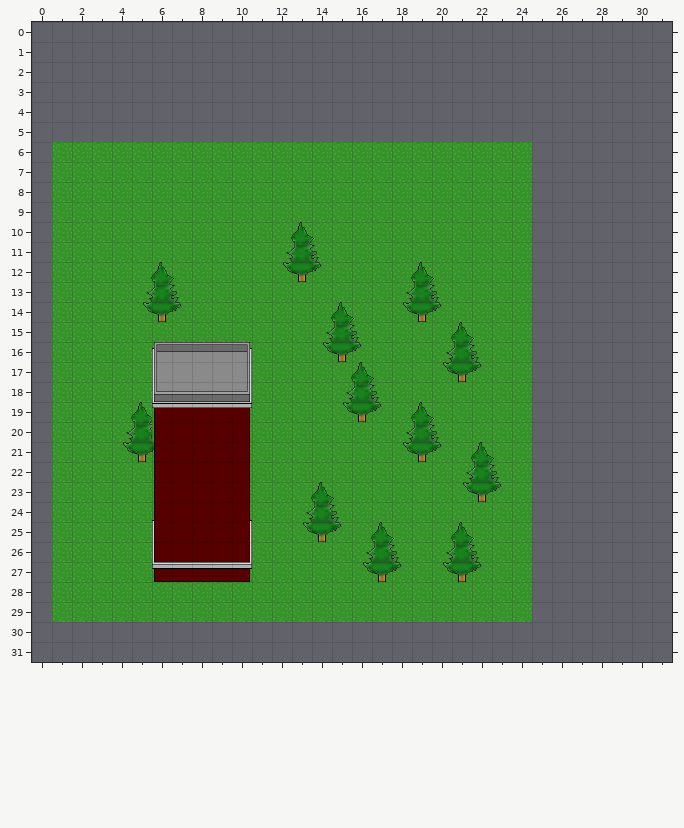
Tiled map -- data/scene/scene_cottage.tmx. That is the earlier state.
Cells are 32x32 px. Shown: x 0..31, y 0..31. The old version is drawn lined up with the new one.
After:
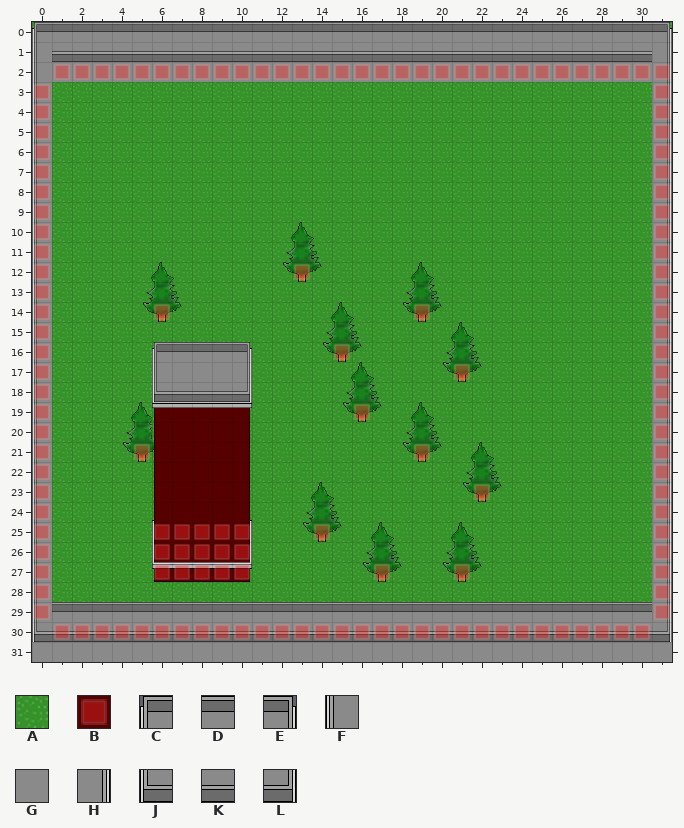
Key: from "a-frame-house": A 60, B 99; from "apartment1": C 0, D 1, E 4, F 5, G 6, H 9, J 10, K 11, L 14.
_ is an empty cell, . an unchanged one.
Tiles of an added or newly shown layer are drawn over the layers below it.
See-through tiles are keyed as they look on the map.
Log entry: restored a lost scene file
What changed:
map size 24x24 -> 32x32 cells (old content now starts at 1,6; both pictures use the new coordinates)
--- layer "bottom"
@@ x 0..31 @@
- 0 _.............................._
+ 0 A..............................A
@@ x 1..30 @@
- 3 ______________________________
- 4 ______________________________
- 5 ______________________________
- 6 ........................______
- 7 ........................______
- 8 ........................______
- 9 ........................______
-10 ........................______
-11 ........................______
-12 ........................______
-13 ........................______
-14 ........................______
-15 ........................______
-16 ........................______
-17 ........................______
-18 ........................______
-19 ........................______
-20 ........................______
-21 ........................______
-22 ........................______
-23 ........................______
-24 ........................______
-25 ........................______
-26 ........................______
-27 ........................______
-28 ........................______
+ 3 AAAAAAAAAAAAAAAAAAAAAAAAAAAAAA
+ 4 AAAAAAAAAAAAAAAAAAAAAAAAAAAAAA
+ 5 AAAAAAAAAAAAAAAAAAAAAAAAAAAAAA
+ 6 ........................AAAAAA
+ 7 ........................AAAAAA
+ 8 ........................AAAAAA
+ 9 ........................AAAAAA
+10 ........................AAAAAA
+11 ........................AAAAAA
+12 ........................AAAAAA
+13 ........................AAAAAA
+14 ........................AAAAAA
+15 ........................AAAAAA
+16 ........................AAAAAA
+17 ........................AAAAAA
+18 ........................AAAAAA
+19 ........................AAAAAA
+20 ........................AAAAAA
+21 ........................AAAAAA
+22 ........................AAAAAA
+23 ........................AAAAAA
+24 ........................AAAAAA
+25 ........................AAAAAA
+26 ........................AAAAAA
+27 ........................AAAAAA
+28 ........................AAAAAA
--- layer "middle"
@@ x 0..31 @@
- 0 ________________________________
- 1 ________________________________
- 2 ________________________________
- 3 ..............................._
- 4 ..............................._
- 5 ..............................._
- 6 ..............................._
- 7 ..............................._
- 8 ..............................._
- 9 ..............................._
-10 ..............................._
-11 ..............................._
-12 ..............................._
-13 ..............................._
-14 ..............................._
-15 ..............................._
-16 ..............................._
-17 ..............................._
-18 ..............................._
-19 ..............................._
-20 ..............................._
-21 ..............................._
-22 ..............................._
-23 ..............................._
-24 ..............................._
-25 ..............................._
-26 ..............................._
-27 ..............................._
-28 ..............................._
+ 0 CDDDDDDDDDDDDDDDDDDDDDDDDDDDDDDE
+ 1 FKKKKKKKKKKKKKKKKKKKKKKKKKKKKKKH
+ 2 FGGGGGGGGGGGGGGGGGGGGGGGGGGGGGGH
+ 3 ...............................H
+ 4 ...............................H
+ 5 ...............................H
+ 6 ...............................H
+ 7 ...............................H
+ 8 ...............................H
+ 9 ...............................H
+10 ...............................H
+11 ...............................H
+12 ...............................H
+13 ...............................H
+14 ...............................H
+15 ...............................H
+16 ...............................H
+17 ...............................H
+18 ...............................H
+19 ...............................H
+20 ...............................H
+21 ...............................H
+22 ...............................H
+23 ...............................H
+24 ...............................H
+25 ...............................H
+26 ...............................H
+27 ...............................H
+28 ...............................H
@@ x 0..31 @@
-30 ________________________________
-31 ________________________________
+30 JKKKKKKKKKKKKKKKKKKKKKKKKKKKKKKL
+31 GGGGGGGGGGGGGGGGGGGGGGGGGGGGGGGG
--- layer "top"
@@ x 0..31 @@
- 3 _...............................
- 4 _...............................
- 5 _...............................
- 6 _...............................
- 7 _...............................
- 8 _...............................
- 9 _...............................
-10 _...............................
-11 _...............................
-12 _...............................
-13 _...............................
-14 _...............................
-15 _...............................
-16 _...............................
-17 _...............................
-18 _...............................
-19 _...............................
-20 _...............................
-21 _...............................
-22 _...............................
-23 _...............................
-24 _...............................
-25 _...............................
-26 _...............................
-27 _...............................
-28 _...............................
-29 ________________________________
+ 3 F...............................
+ 4 F...............................
+ 5 F...............................
+ 6 F...............................
+ 7 F...............................
+ 8 F...............................
+ 9 F...............................
+10 F...............................
+11 F...............................
+12 F...............................
+13 F...............................
+14 F...............................
+15 F...............................
+16 F...............................
+17 F...............................
+18 F...............................
+19 F...............................
+20 F...............................
+21 F...............................
+22 F...............................
+23 F...............................
+24 F...............................
+25 F...............................
+26 F...............................
+27 F...............................
+28 F...............................
+29 FDDDDDDDDDDDDDDDDDDDDDDDDDDDDDDH
--- layer "collide" (now shown)
@@ x 0..31 @@
- 2 ._______________________________
- 3 _.............................._
- 4 _.............................._
- 5 _.............................._
- 6 _.............................._
- 7 _.............................._
- 8 _.............................._
- 9 _.............................._
-10 _.............................._
-11 _.............................._
-12 _............_................._
-13 _.............................._
-14 _....._............_..........._
-15 _.............................._
-16 _.............._..............._
-17 _...................._........._
-18 _.............................._
-19 _..............._.............._
-20 _.............................._
-21 _...._............._..........._
-22 _.............................._
-23 _....................._........_
-24 _.............................._
-25 _....._____..._................_
-26 _....._____...................._
-27 _....._____......_..._........._
-28 _.............................._
-29 _.............................._
-30 .______________________________.
+ 2 .BBBBBBBBBBBBBBBBBBBBBBBBBBBBBBB
+ 3 B..............................B
+ 4 B..............................B
+ 5 B..............................B
+ 6 B..............................B
+ 7 B..............................B
+ 8 B..............................B
+ 9 B..............................B
+10 B..............................B
+11 B..............................B
+12 B............B.................B
+13 B..............................B
+14 B.....B............B...........B
+15 B..............................B
+16 B..............B...............B
+17 B....................B.........B
+18 B..............................B
+19 B...............B..............B
+20 B..............................B
+21 B....B.............B...........B
+22 B..............................B
+23 B.....................B........B
+24 B..............................B
+25 B.....BBBBB...B................B
+26 B.....BBBBB....................B
+27 B.....BBBBB......B...B.........B
+28 B..............................B
+29 B..............................B
+30 .BBBBBBBBBBBBBBBBBBBBBBBBBBBBBB.
Where, in picture pixels (left, top, right, bottom), the same in both pictures:
added: (32, 22, 672, 662)
